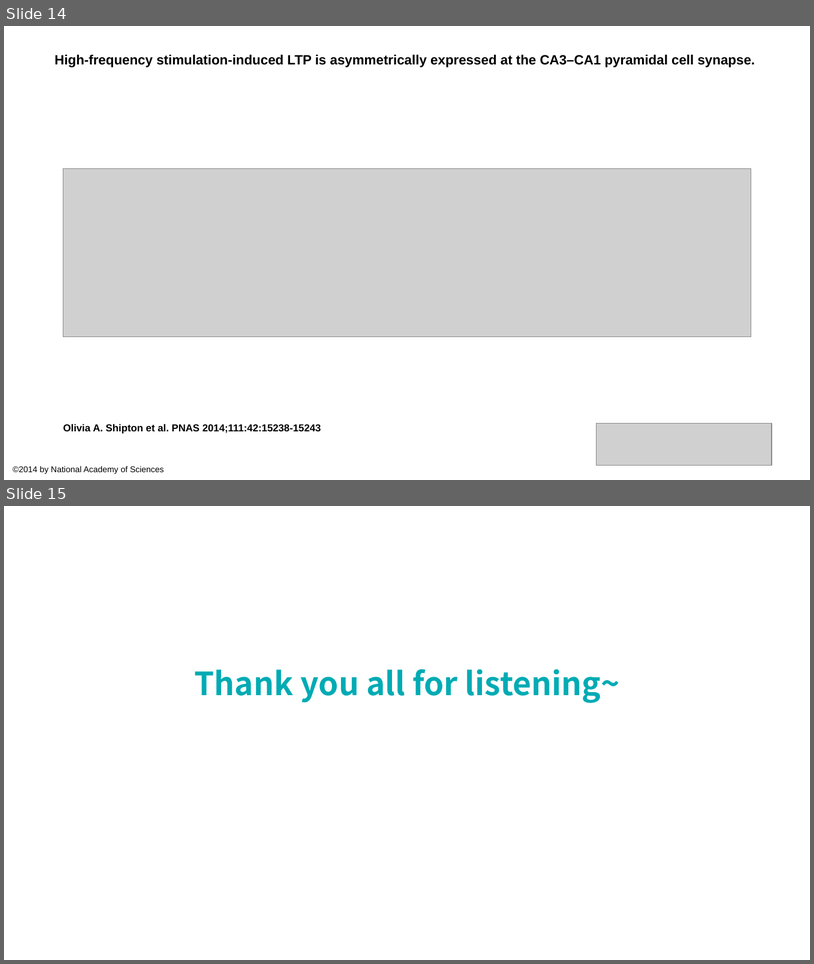
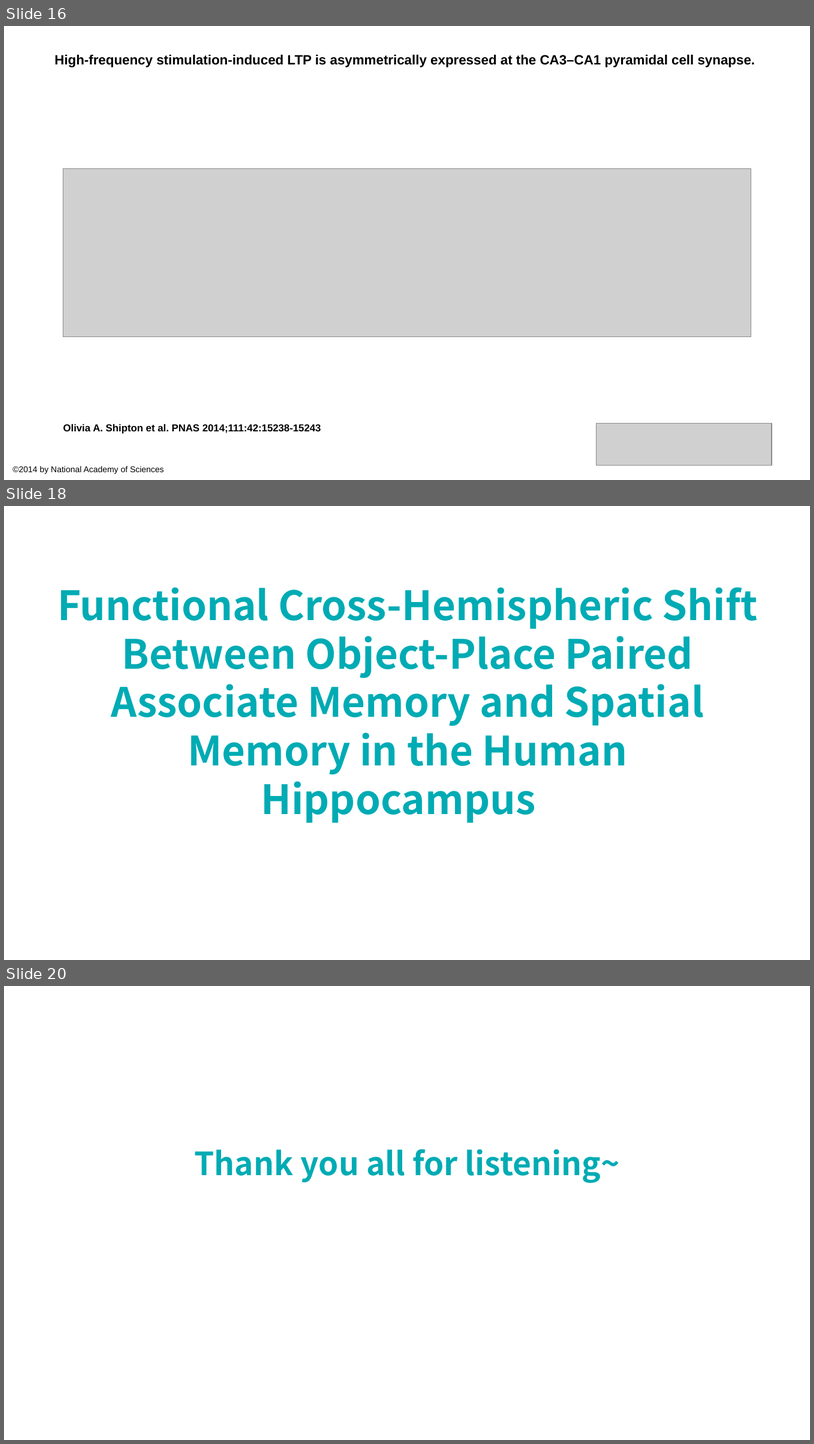
Before and after one commit to lsyoath/sheepy, a slide deck: Event/Lateralization.pptx. Shown one above the other, each under a label of ours: slides 14 and 15 before the commit, slides 16, 18 and 20 after it; the slides between them are not shown. The pictures are 814x964 and 814x1444 pixels, drawn with LibreOffice and Linux fonts; fonts in the diff are those of the drawing; grey boxes stand for pictures. Boxes give left, top, right and bottom in pixels: in the first picture for what was removed or moved away, otherwise in the second. Text is boxed around its words. In the diff, an @@ line names an element or a change of style, - is before the commit and + after.

```diff
--- a/Event/Lateralization.pptx
+++ b/Event/Lateralization.pptx
@@ slide 18 added at <box>4,506,810,960</box>, background #FFFFFF @@
@@ text added at <box>57,587,758,823</box>, 48 pt, text #00ABB4, bold @@
+Functional Cross-Hemispheric Shift Between Object-Place Paired Associate Memory and Spatial Memory in the Human Hippocampus
@@ what was slide 14 is now slide 16 @@
@@ what was slide 15 is now slide 20 @@
```
Also in this commit, not shown: 4 other slides added, 1 slide removed, 8 other files.
